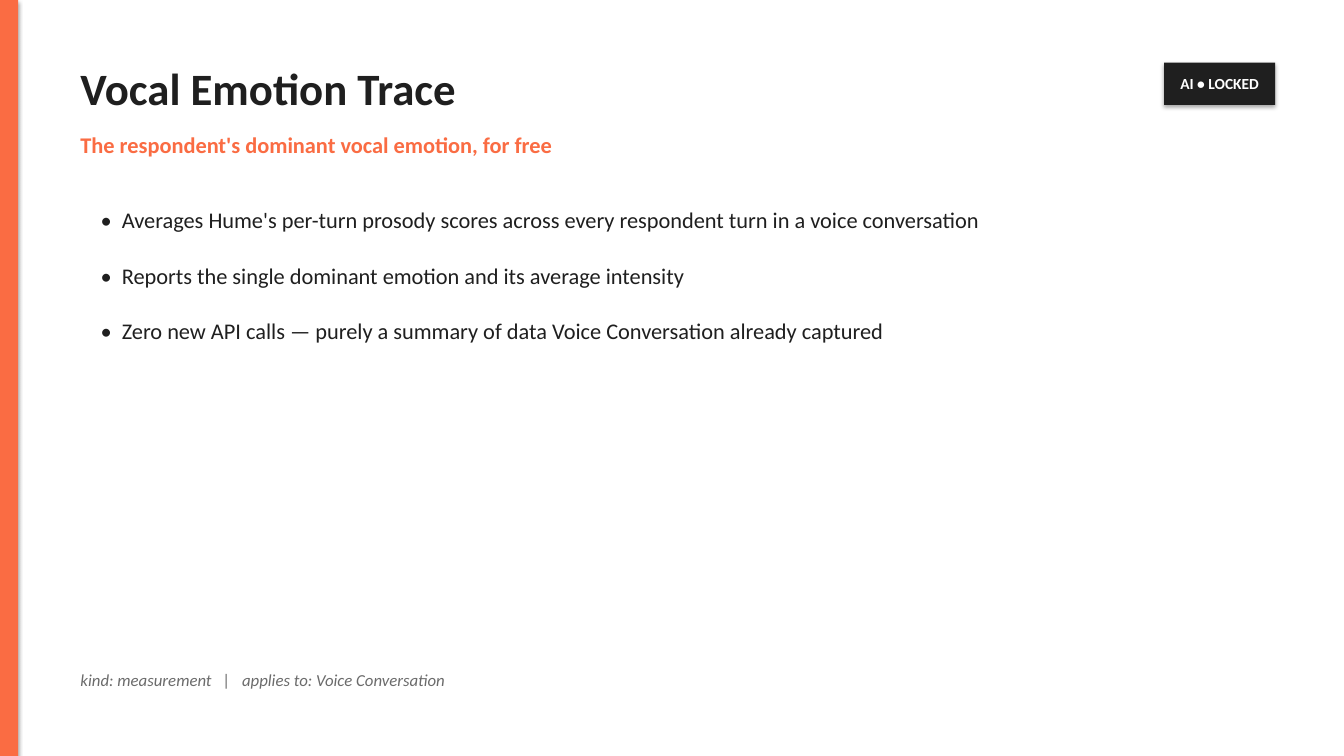
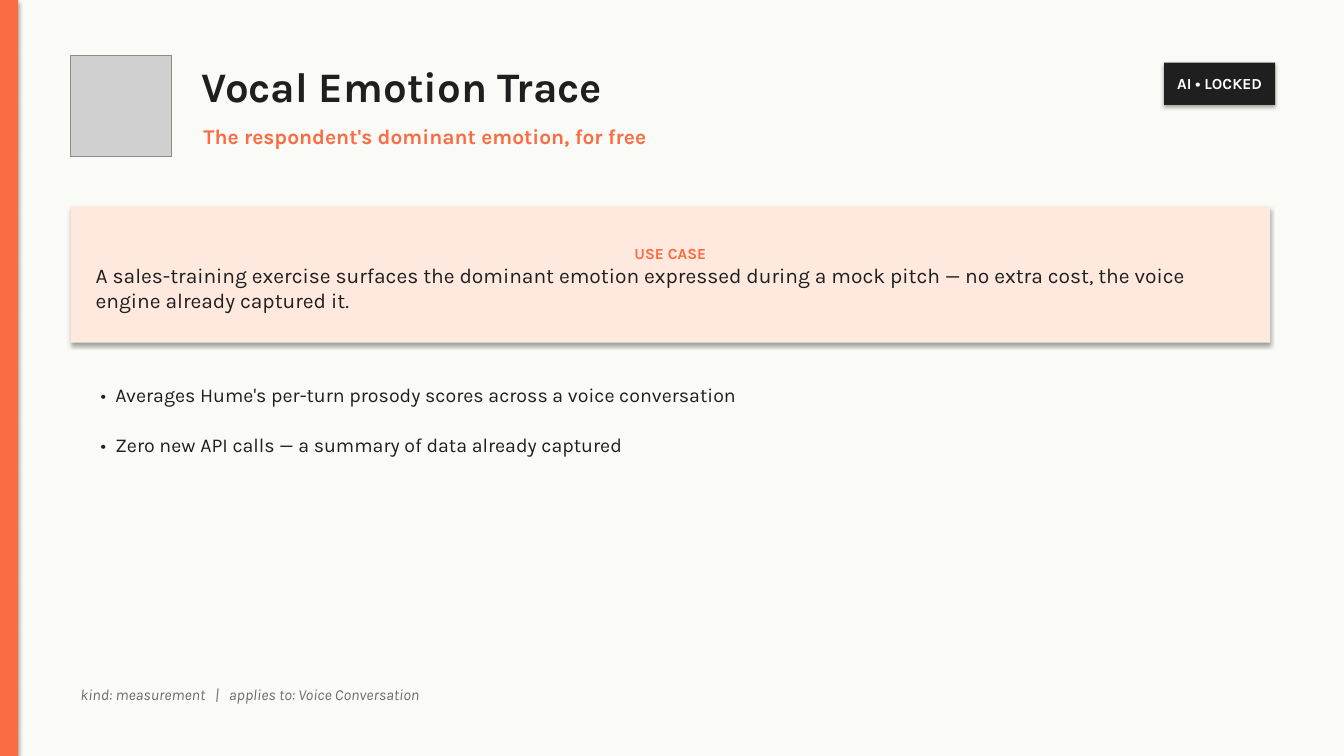
Before and after one commit to akilocorp/rag_platform, a slide deck: slide 24 of studio_instruments.pptx (slide 14 before the commit). Drawn at 1344x756 pixels with LibreOffice and Linux fonts; fonts in the diff are those of the drawing; grey boxes stand for pictures. Boxes give left, top, right and bottom in pixels: in the first picture for what was removed or moved away, otherwise in the second. Text is boxed around its words. In the diff, an @@ line names an element or a change of style, - is before the commit and + after.

```diff
--- a/studio_instruments.pptx
+++ b/studio_instruments.pptx
@@ rectangle added at [0,0,1344,756], fill #FAFAF7 @@
@@ picture added at [71,55,171,156] @@
@@ text "Vocal Emotion Trace": place and size @@
-text "Vocal Emotion Trace" at [80,73,455,106]
+text "Vocal Emotion Trace" at [201,72,602,103]
@@ text "Vocal Emotion Trace" at [201,72,602,103]: size 32 to 30 pt, font Calibri to Karla @@
@@ rectangle "AI • LOCKED" at [1165,63,1275,105]: font Calibri to Karla @@
@@ text at [203,129,646,149]: text changed; size 16 to 15 pt; font Calibri to Karla @@
-The respondent's dominant vocal emotion, for free
+The respondent's dominant emotion, for free
@@ rectangle "USE CASE": place and size @@
-rectangle "USE CASE" at [122,268,684,288]
+rectangle "USE CASE" at [71,207,1270,343]
@@ rectangle "USE CASE" at [71,207,1270,343]: vertical alignment top to middle; fill none to #FFE9DF; shadow on @@
@@ text in rectangle at [96,249,1185,313]: text changed; size 16 to 15 pt; font Calibri to Karla @@
-• Reports the single dominant emotion and its average intensity
+USE CASE
+A sales-training exercise surfaces the dominant emotion expressed during a mock pitch — no extra cost, the voice engine already captured it.
@@ text at [115,388,736,407]: text changed; size 16 to 14 pt; font Calibri to Karla @@
-• Averages Hume's per-turn prosody scores across every respondent turn in a voice conversation
+• Averages Hume's per-turn prosody scores across a voice conversation
@@ text at [115,438,621,457]: text changed; size 16 to 14 pt; font Calibri to Karla @@
-• Zero new API calls — purely a summary of data Voice Conversation already captured
+• Zero new API calls — a summary of data already captured
@@ text "kind: measurement | applies to: ...": place and size @@
-text "kind: measurement | applies to: ..." at [80,674,445,689]
+text "kind: measurement | applies to: ..." at [80,689,419,704]
@@ text "kind: measurement | applies to: ..." at [80,689,419,704]: size 12 to 11 pt, font Calibri to Karla @@
```
Also in this commit, not shown: 15 other slides changed, 18 slides added, 8 slides removed.
